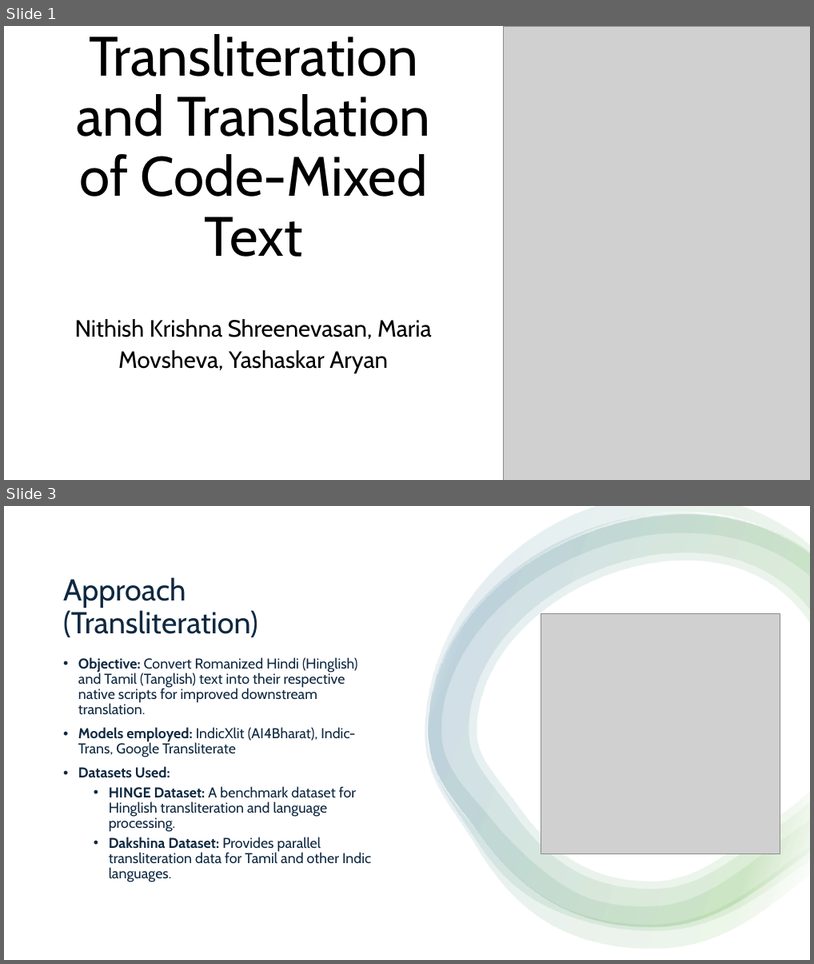
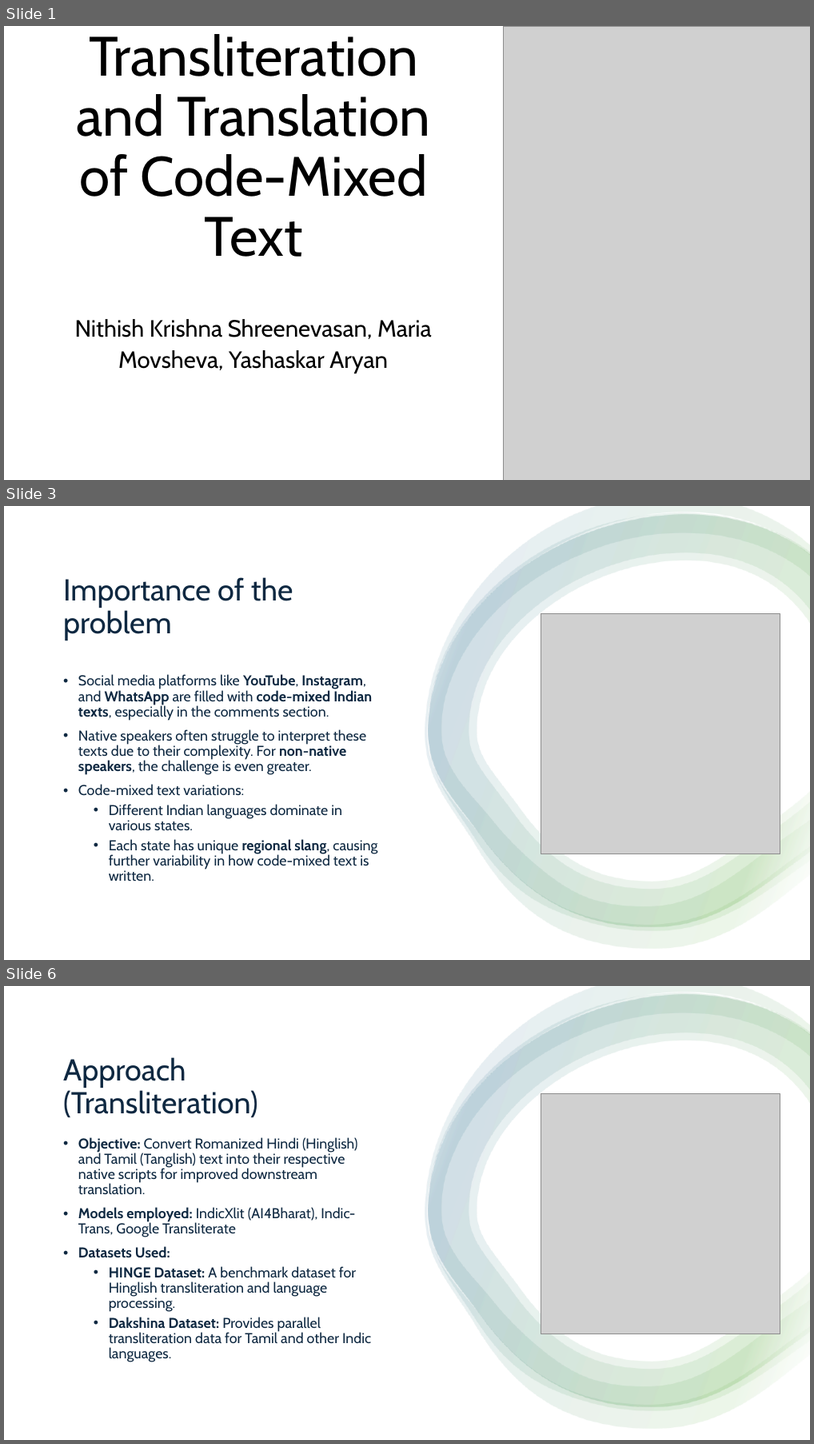
Before and after one commit to nithishkrishna21/MT_Final_Project, a slide deck: submissions and templates/MT Final Project Presentation.pptx. Shown one above the other, each under a label of ours: slides 1 and 3 before the commit, slides 1, 3 and 6 after it; the slides between them are not shown. The pictures are 814x964 and 814x1444 pixels, drawn with LibreOffice and Linux fonts; fonts in the diff are those of the drawing; grey boxes stand for pictures. Boxes give left, top, right and bottom in pixels: in the first picture for what was removed or moved away, otherwise in the second. Text is boxed around its words. In the diff, an @@ line names an element or a change of style, - is before the commit and + after.

```diff
--- a/submissions and templates/MT Final Project Presentation.pptx
+++ b/submissions and templates/MT Final Project Presentation.pptx
@@ slide 3 added at (4,506,810,960), background #FFFFFF @@
@@ rectangle added at (4,506,810,960), fill #FFFFFF @@
@@ group added at (426,506,810,948): 4 freeform shapes @@
@@ title added at (63,577,294,640), 36 pt, text #0E2841 @@
+Importance of the problem
@@ picture added at (541,614,781,853) @@
@@ text added at (78,674,378,881), 17 pt, text #0E2841 @@
+• Social media platforms like YouTube, Instagram, and WhatsApp are filled with code-mixed Indian texts, especially in the comments section.
+• Native speakers often struggle to interpret these texts due to their complexity. For non-native speakers, the challenge is even greater.
+• Code-mixed text variations:
+  • Different Indian languages dominate in various states.
+  • Each state has unique regional slang, causing further variability in how code-mixed text is written.
@@ what was slide 3 is now slide 6 @@
```
Also in this commit, not shown: 6 other slides added, 4 other files.
